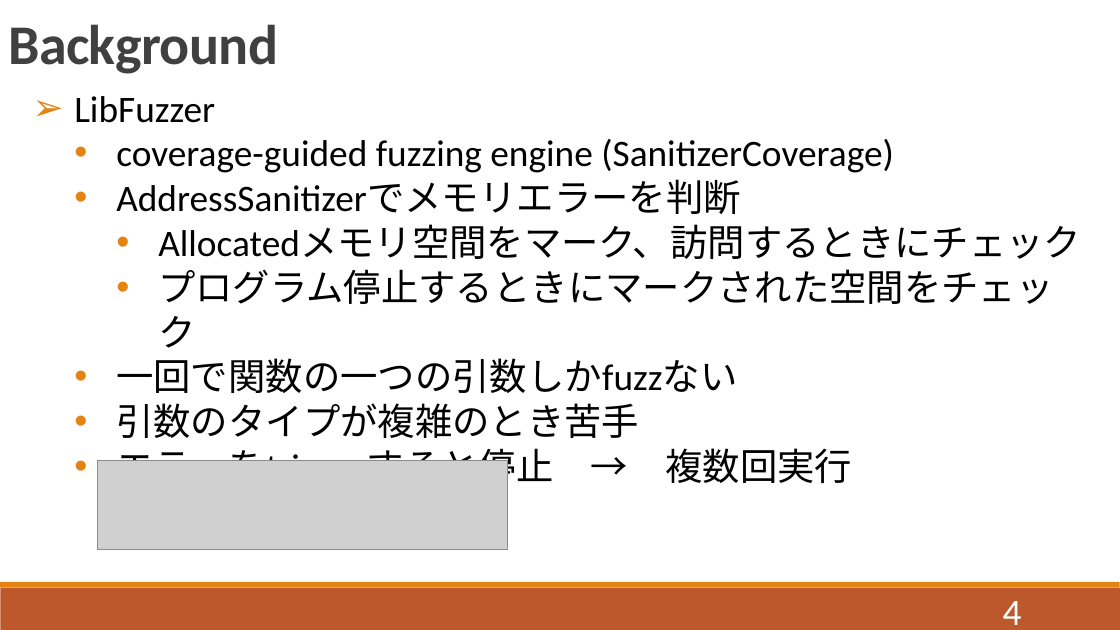
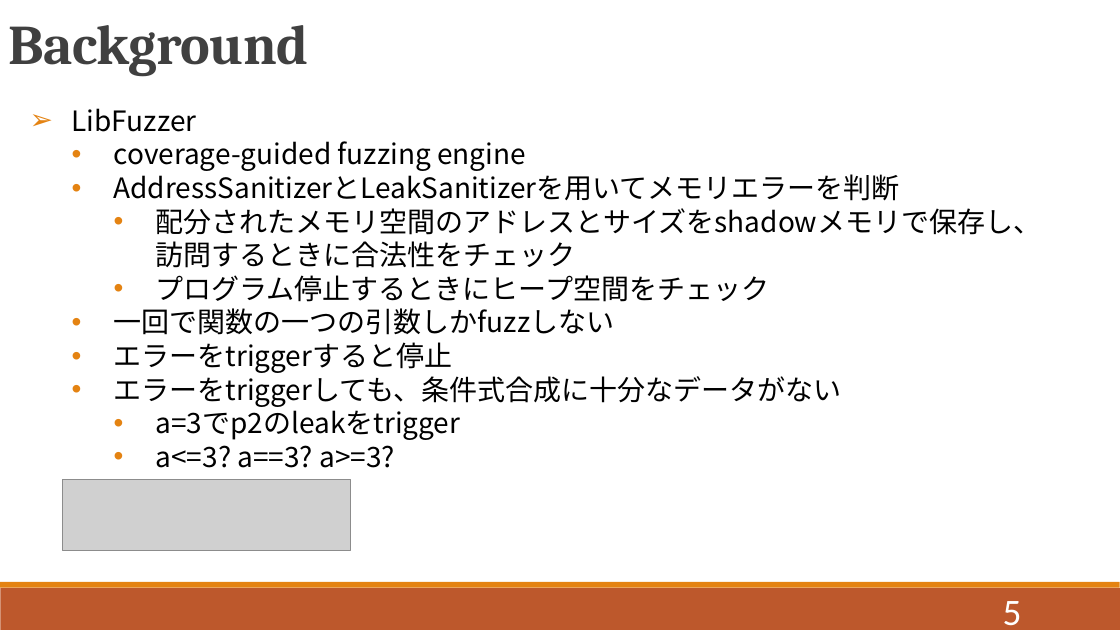
Before and after one commit to QIANZECHANG/MyResearch, a slide deck: slide 5 of 修論/修論発表.pptx (slide 4 before the commit). Drawn at 1120x630 pixels with LibreOffice and Linux fonts; fonts in the diff are those of the drawing; grey boxes stand for pictures. Boxes give left, top, right and bottom in pixels: in the first picture for what was removed or moved away, otherwise in the second. Text is boxed around its words. In the diff, an @@ line names an element or a change of style, - is before the commit and + after.

```diff
--- a/修論/修論発表.pptx
+++ b/修論/修論発表.pptx
@@ text "Background" at bbox=[8, 25, 308, 77]: font Calibri to Cambria @@
@@ text "LibFuzzer": place and size @@
-text "LibFuzzer" at bbox=[74, 96, 1081, 490]
+text "LibFuzzer" at bbox=[72, 108, 1042, 468]
@@ text at bbox=[72, 108, 197, 132]: size 32 to 24 pt, font Calibri to Noto Sans CJK JP in "LibFuzzer" @@
@@ text at bbox=[114, 141, 1042, 468]: text changed; size 32 to 24 pt; font Calibri to Noto Sans CJK JP @@
-  • coverage-guided fuzzing engine (SanitizerCoverage)
-  • AddressSanitizerでメモリエラーを判断
-    • Allocatedメモリ空間をマーク、訪問するときにチェック
-    • プログラム停止するときにマークされた空間をチェック
-  • 一回で関数の一つの引数しかfuzzない
-  • 引数のタイプが複雑のとき苦手
-  • エラーをtriggerすると停止 → 複数回実行
+  • coverage-guided fuzzing engine
+  • AddressSanitizerとLeakSanitizerを用いてメモリエラーを判断
+    • 配分されたメモリ空間のアドレスとサイズをshadowメモリで保存し、訪問するときに合法性をチェック
+    • プログラム停止するときにヒープ空間をチェック
+  • 一回で関数の一つの引数しかfuzzしない
+  • エラーをtriggerすると停止
+  • エラーをtriggerしても、条件式合成に十分なデータがない
+    • a=3でp2のleakをtrigger
+    • a<=3? a==3? a>=3?
@@ picture added at bbox=[62, 479, 350, 550] @@
@@ picture removed at bbox=[97, 460, 507, 549] @@
@@ page number at bbox=[1003, 601, 1022, 626]: text changed @@
-4
+5
```
Also in this commit, not shown: 24 other slides changed, 8 slides added, 1 slide removed, 16 other files.
